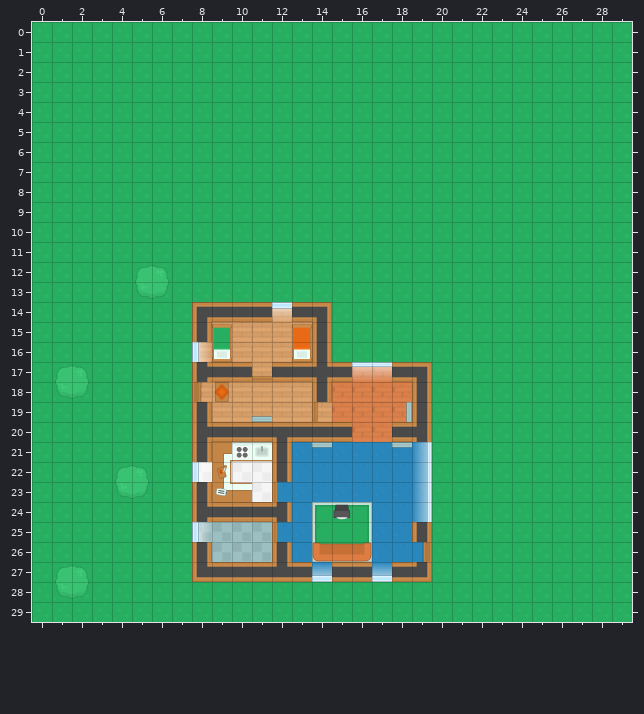
Two versions of a level (Tiled map, assets/tiled/base.tmx). The picture above is the old version.
Cells are 64x64 px. Shown: x 0..29, y 0..29.
New version:
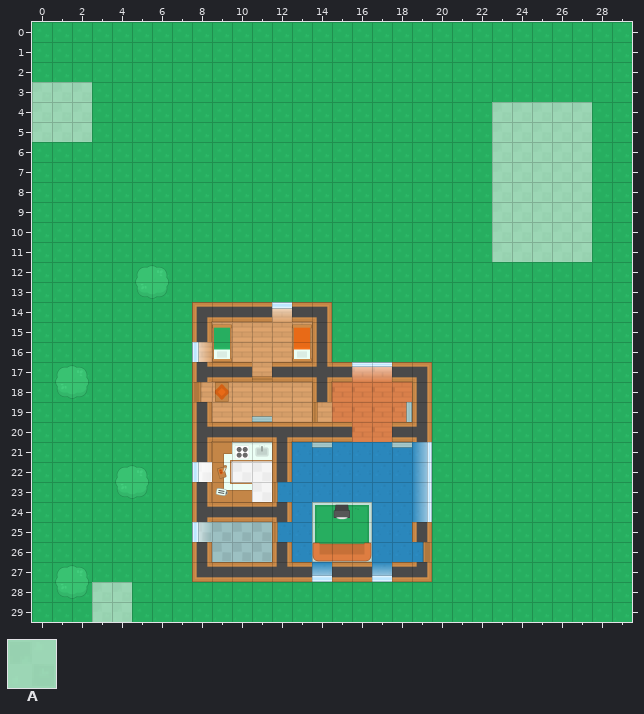
Key: from "tilesheet_complete": A 11.
_ is an empty cell, . an unchanged one.
Tiles of an added or newly shown layer are drawn over the layers below it.
See-through tiles are keyed as they look on the map.
The exact change:
--- layer "Z_Spawn" (added)
@@ x 0..27 @@
- 3 ___.........................
- 4 ___...................._____
- 5 ___...................._____
- 6 ......................._____
- 7 ......................._____
- 8 ......................._____
- 9 ......................._____
-10 ......................._____
-11 ......................._____
+ 3 AAA.........................
+ 4 AAA....................AAAAA
+ 5 AAA....................AAAAA
+ 6 .......................AAAAA
+ 7 .......................AAAAA
+ 8 .......................AAAAA
+ 9 .......................AAAAA
+10 .......................AAAAA
+11 .......................AAAAA
@@ x 3..4 @@
-28 __
-29 __
+28 AA
+29 AA
Pixel boxes of the changes (left, top, right, bottom) in both pictures:
added: (32, 82, 92, 142)
added: (492, 102, 592, 262)
added: (92, 582, 132, 622)
